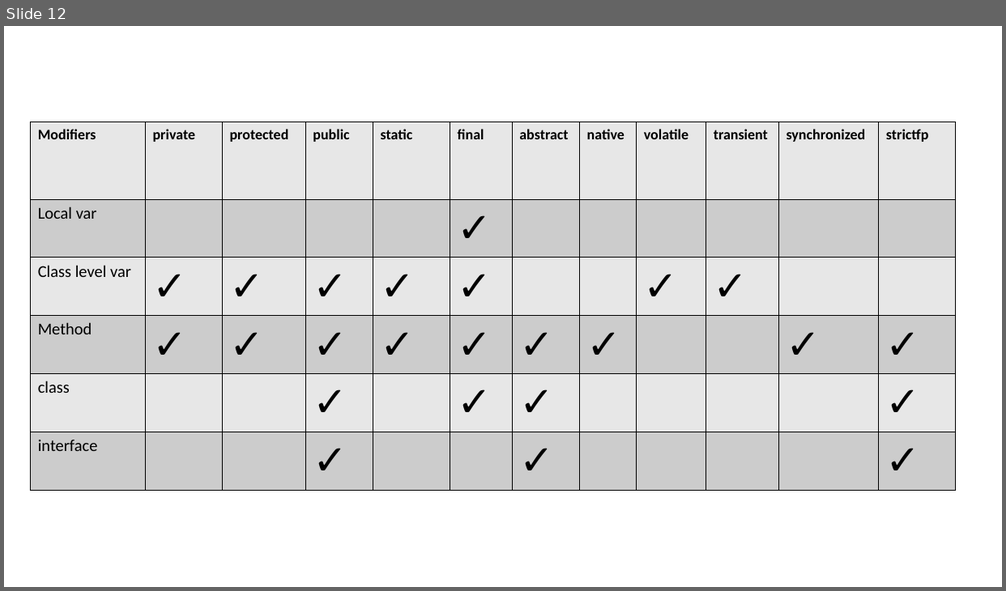
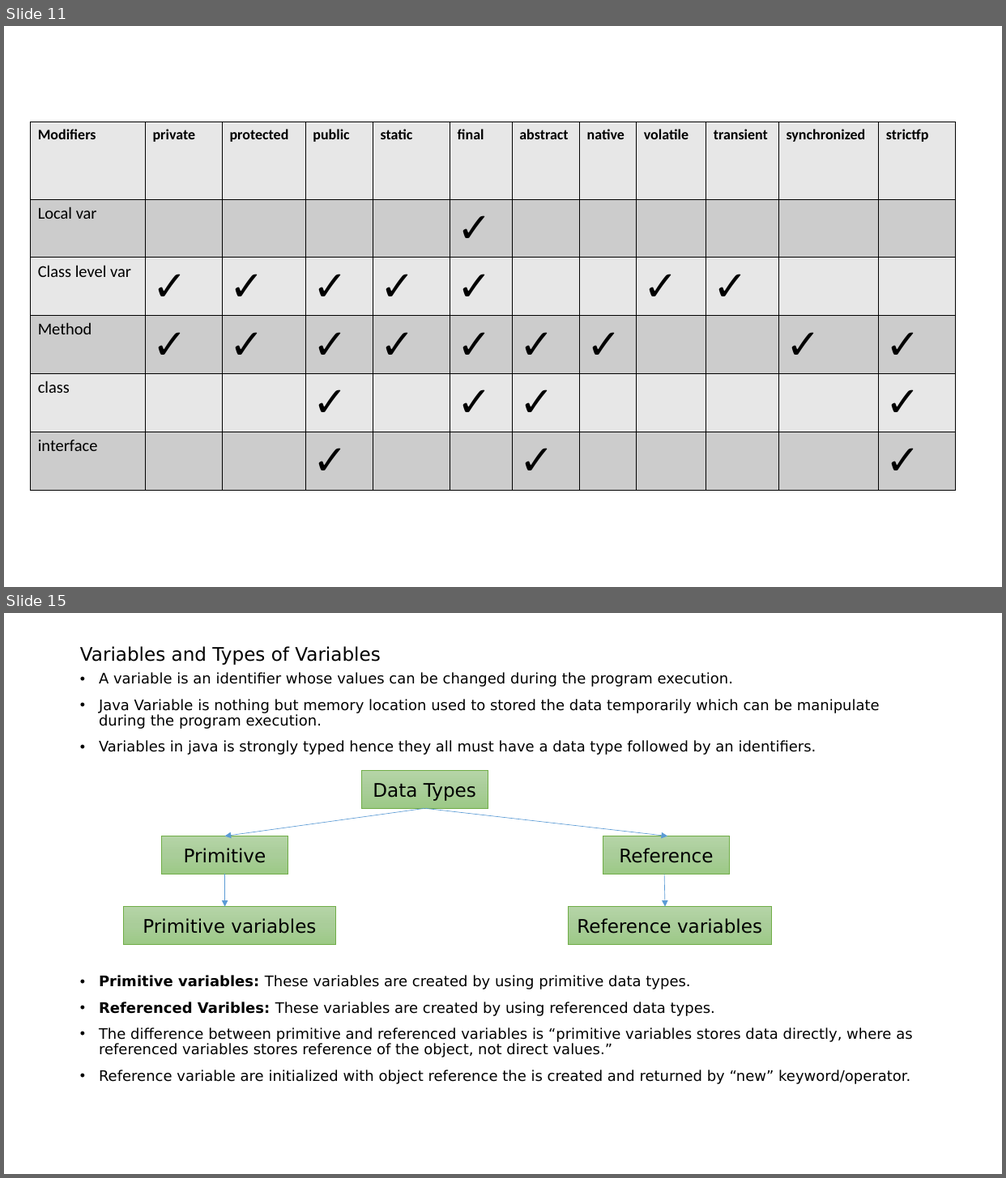
Before and after one commit to indrajeetydv/FSWDT, a slide deck: CoreJavaNotes.pptx. Shown one above the other, each under a label of ours: slide 12 before the commit, slides 11 and 15 after it; the slides between them are not shown. The pictures are 1006x591 and 1006x1178 pixels, drawn with LibreOffice and Linux fonts; fonts in the diff are those of the drawing. Boxes give left, top, right and bottom in pixels: in the first picture for what was removed or moved away, otherwise in the second. Text is boxed around its words. In the diff, an @@ line names an element or a change of style, - is before the commit and + after.

Commit message:
Varaibles and types of variables

```diff
--- a/CoreJavaNotes.pptx
+++ b/CoreJavaNotes.pptx
@@ slide 15 added at (4,613,1002,1174), background #FFFFFF @@
@@ title added at (80,646,380,665), 18 pt, text #000000 @@
+Variables and Types of Variables
@@ text added at (99,672,912,1084), 14 pt, text #000000 @@
+• A variable is an identifier whose values can be changed during the program execution.
+• Java Variable is nothing but memory location used to stored the data temporarily which can be manipulate during the program execution.
+• Variables in java is strongly typed hence they all must have a data type followed by an identifiers.
+• Primitive variables: These variables are created by using primitive data types.
+• Referenced Varibles: These variables are created by using referenced data types.
+• The difference between primitive and referenced variables is “primitive variables stores data directly, where as referenced variables stores reference of the object, not direct values.”
+• Reference variable are initialized with object reference the is created and returned by “new” keyword/operator.
@@ rectangle added at (362,770,488,808), fill gradient #B5D5A7 to #AACE9A to #9CC987, outline #70AD47 0.5 pt, 18 pt, text #000000 @@
+Data Types
@@ arrow added from (424, 808) to (225, 836), #5B9BD5 0.5 pt @@
@@ arrow added from (425, 808) to (668, 836), #5B9BD5 0.5 pt @@
@@ rectangle added at (162,836,288,875), fill gradient #B5D5A7 to #AACE9A to #9CC987, outline #70AD47 0.5 pt, 18 pt, text #000000 @@
+Primitive
@@ rectangle added at (603,836,730,875), fill gradient #B5D5A7 to #AACE9A to #9CC987, outline #70AD47 0.5 pt, 18 pt, text #000000 @@
+Reference
@@ arrow added from (225, 875) to (225, 906), #5B9BD5 0.5 pt @@
@@ arrow added from (664, 875) to (665, 906), #5B9BD5 0.5 pt @@
@@ rectangle added at (124,906,336,944), fill gradient #B5D5A7 to #AACE9A to #9CC987, outline #70AD47 0.5 pt, 18 pt, text #000000 @@
+Primitive variables
@@ rectangle added at (569,906,772,944), fill gradient #B5D5A7 to #AACE9A to #9CC987, outline #70AD47 0.5 pt, 18 pt, text #000000 @@
+Reference variables
@@ what was slide 12 is now slide 11 @@
```
Also in this commit, not shown: 1 slide changed, 6 other slides added.
